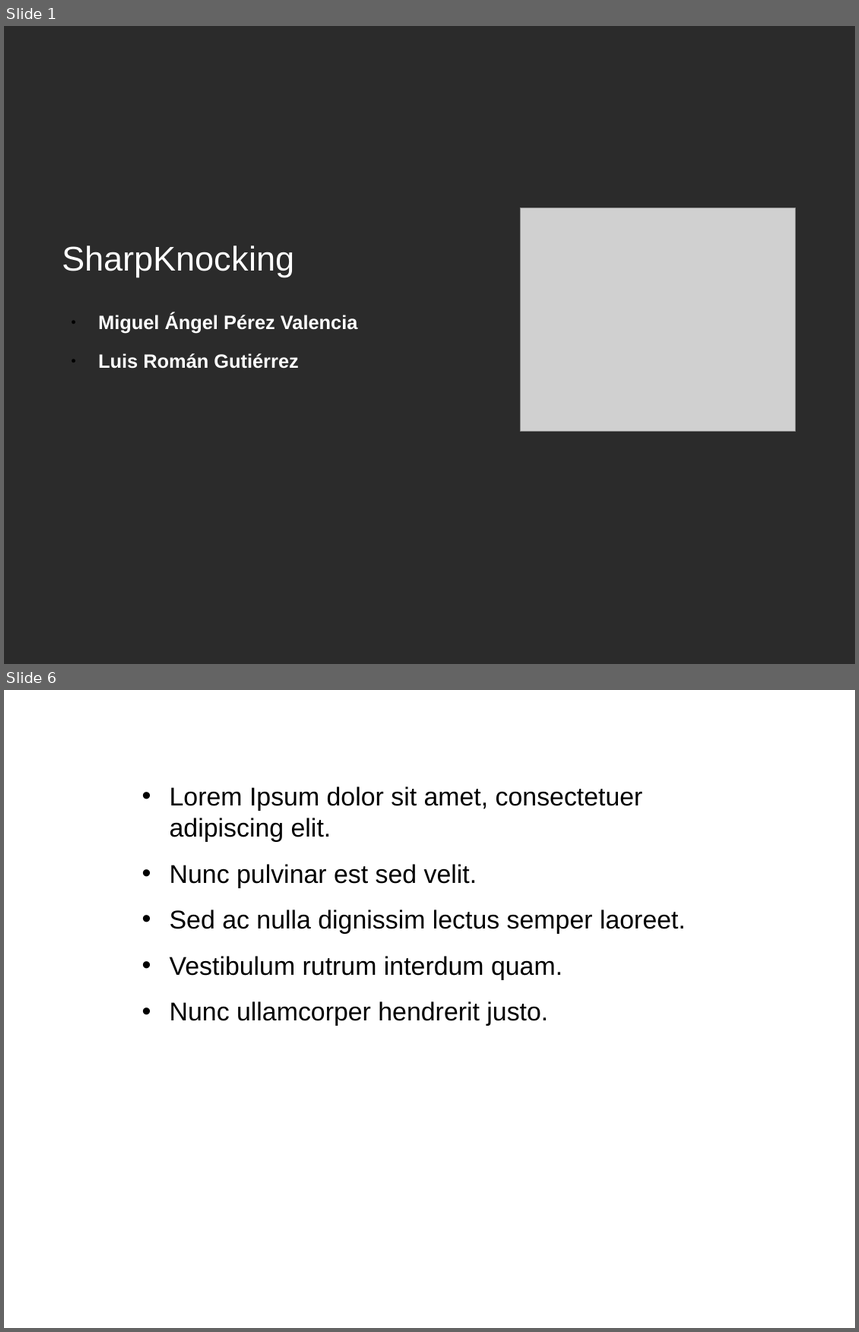
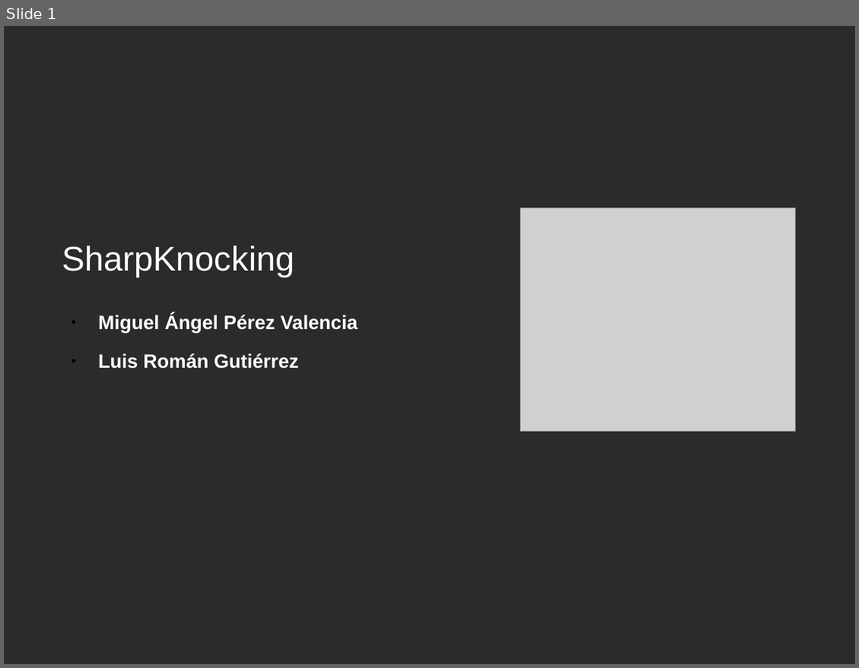
Before and after one commit to mangelp/sharpknocking, a slide deck: Doc/sharpknocking.odp. Shown one above the other, each under a label of ours: slides 1 and 6 before the commit, slide 1 after it; the slides between them are not shown. The pictures are 859x1332 and 859x668 pixels, drawn with LibreOffice and Linux fonts; fonts in the diff are those of the drawing; grey boxes stand for pictures; background and template pictures are left out; a plain dark background stands for a picture behind light text. Boxes give left, top, right and bottom in pixels: in the first picture for what was removed or moved away, otherwise in the second. Text is boxed around its words. In the diff, an @@ line names an element or a change of style, - is before the commit and + after.

```diff
--- a/Doc/sharpknocking.odp
+++ b/Doc/sharpknocking.odp
@@ slide 6 removed at [4, 690, 855, 1328], background picture (left out) @@
@@ title removed at [133, 696, 764, 760] @@
-Conclusion
@@ text removed at [170, 787, 686, 1026] @@
-• Lorem Ipsum dolor sit amet, consectetuer adipiscing elit.
-• Nunc pulvinar est sed velit.
-• Sed ac nulla dignissim lectus semper laoreet.
-• Vestibulum rutrum interdum quam.
-• Nunc ullamcorper hendrerit justo.
@@ page number removed at [712, 1304, 852, 1328] @@
-página 6
```
Also in this commit, not shown: 2 slides changed, 5 slides added, 2 other slides removed.
